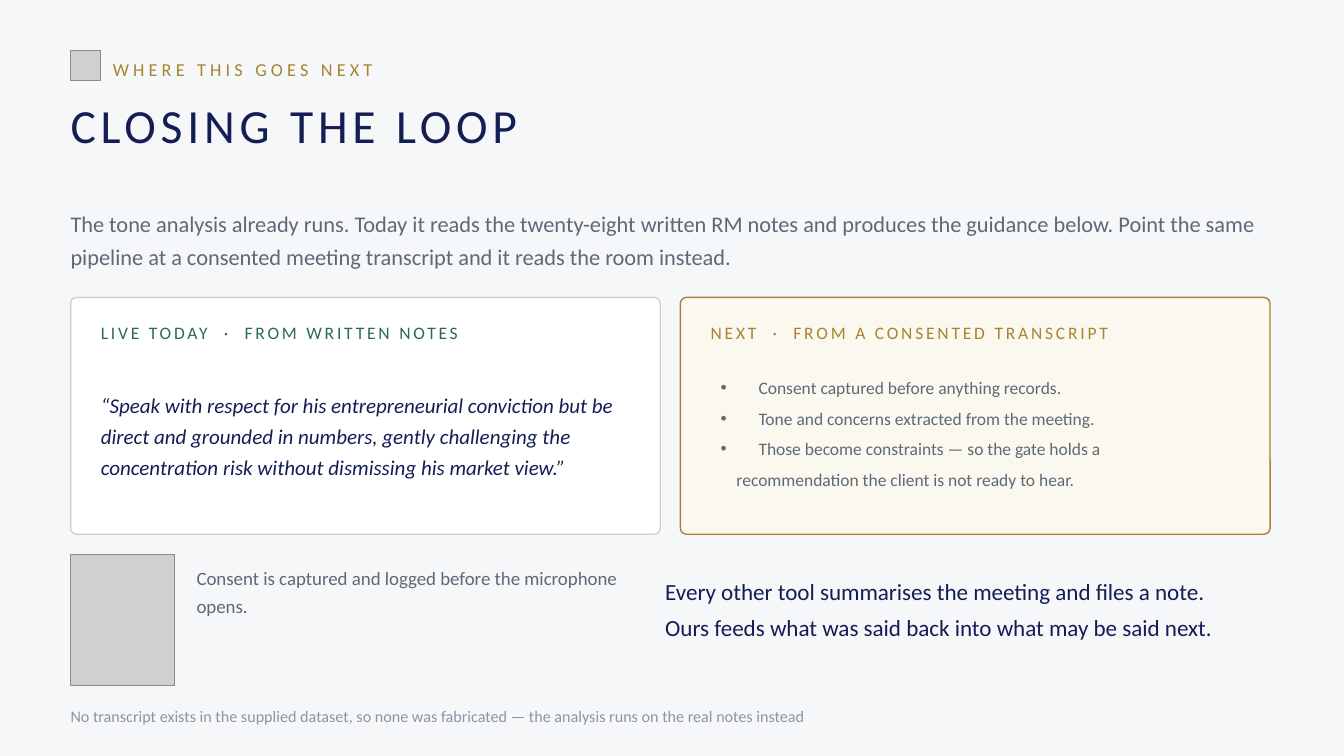
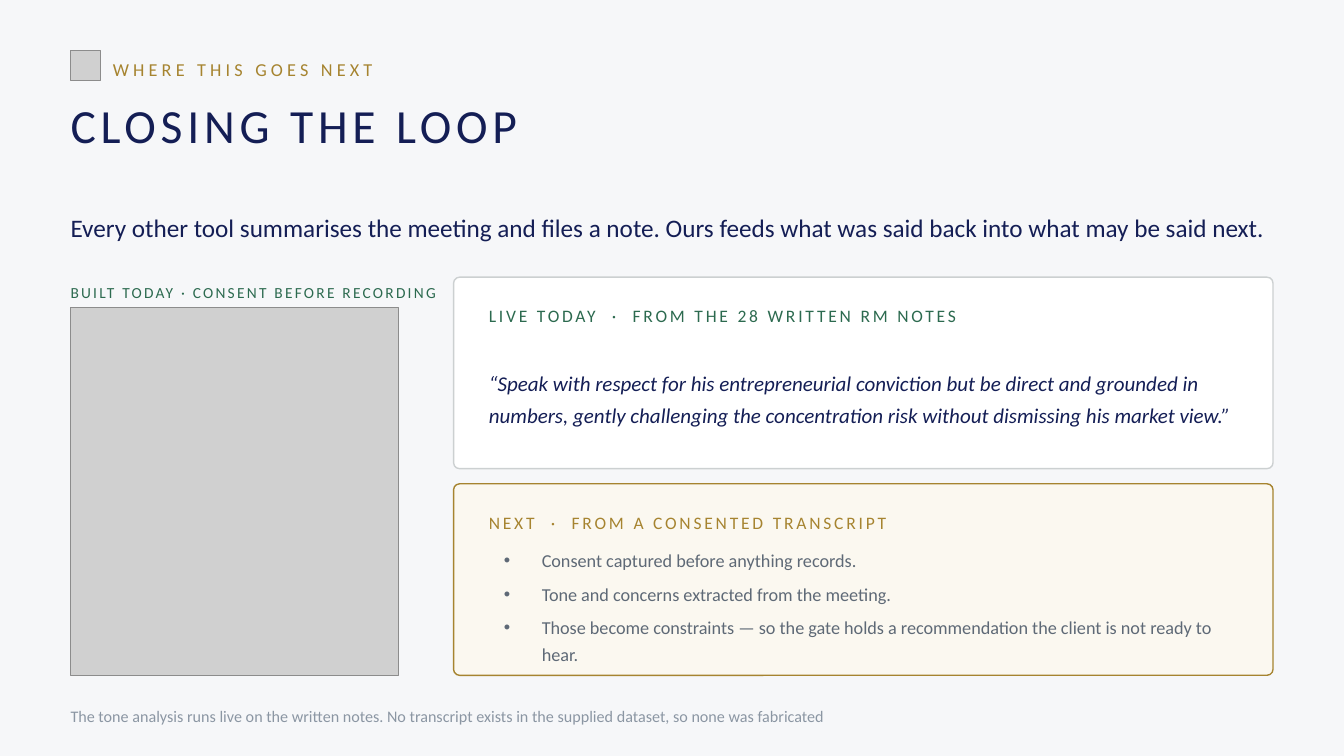
Before and after one commit to jvvinoth/Foresight-RM, a slide deck: slide 11 of docs/Foresight-RM-Pitch.pptx. Drawn at 1344x756 pixels with LibreOffice and Linux fonts; fonts in the diff are those of the drawing; grey boxes stand for pictures. Boxes give left, top, right and bottom in pixels: in the first picture for what was removed or moved away, otherwise in the second. Text is boxed around its words. In the diff, an @@ line names an element or a change of style, - is before the commit and + after.

```diff
--- a/docs/Foresight-RM-Pitch.pptx
+++ b/docs/Foresight-RM-Pitch.pptx
@@ text at (x1=71, y1=219, x2=1263, y2=242): text changed; size 16.5 to 18 pt @@
-Every other tool summarises the meeting and files a note.
-Ours feeds what was said back into what may be said next.
+Every other tool summarises the meeting and files a note. Ours feeds what was said back into what may be said next.
@@ text removed at (x1=71, y1=216, x2=1254, y2=269) @@
-The tone analysis already runs. Today it reads the twenty-eight written RM notes and produces the guidance below. Point the same pipeline at a consented meeting transcript and it reads the room instead.
@@ text added at (x1=71, y1=277, x2=444, y2=308), 11 pt, text #2C6A4F @@
+BUILT TODAY · CONSENT BEFORE RECORDING
@@ rounded rectangle resized from (x1=71, y1=297, x2=660, y2=534) to (x1=454, y1=277, x2=1273, y2=469) @@
@@ rounded rectangle at (x1=454, y1=277, x2=1273, y2=469): proportions changed @@
@@ picture added at (x1=71, y1=308, x2=398, y2=676) @@
@@ text at (x1=489, y1=300, x2=1245, y2=331): text changed @@
-LIVE TODAY · FROM WRITTEN NOTES
+LIVE TODAY · FROM THE 28 WRITTEN RM NOTES
@@ text "“Speak with respect for his ..." moved from (x1=101, y1=398, x2=613, y2=479) to (x1=489, y1=376, x2=1231, y2=427) @@
@@ text "“Speak with respect for his ..." at (x1=489, y1=376, x2=1231, y2=427): line spacing 22pt to 23pt @@
@@ rounded rectangle at (x1=454, y1=484, x2=1273, y2=676): proportions changed @@
@@ rounded rectangle resized from (x1=681, y1=297, x2=1270, y2=534) to (x1=454, y1=484, x2=1273, y2=676) @@
@@ text "NEXT · FROM A CONSENTED ..." moved from (x1=711, y1=327, x2=1108, y2=339) to (x1=489, y1=517, x2=886, y2=529) @@
@@ picture removed at (x1=71, y1=555, x2=174, y2=686) @@
@@ text "Consent captured before anything records." moved from (x1=736, y1=382, x2=1100, y2=489) to (x1=542, y1=554, x2=1212, y2=661) @@
@@ text at (x1=542, y1=554, x2=891, y2=604): size 12.5 to 13 pt in "Consent captured before anything records.", "Tone and concerns extracted from the meeting."; line spacing 1 to 19pt; less space between paragraphs @@
@@ text removed at (x1=197, y1=572, x2=616, y2=616) @@
-Consent is captured and logged before the microphone opens.
@@ text at (x1=542, y1=621, x2=1212, y2=661): text changed; size 12.5 to 13 pt @@
-• Those become constraints — so the gate holds a
-recommendation the client is not ready to hear.
+• Those become constraints — so the gate holds a recommendation the client is not ready to hear.
@@ text at (x1=71, y1=711, x2=824, y2=725): text changed @@
-No transcript exists in the supplied dataset, so none was fabricated — the analysis runs on the real notes instead
+The tone analysis runs live on the written notes. No transcript exists in the supplied dataset, so none was fabricated
```
Also in this commit, not shown: 1 other slide changed, 2 other files.
